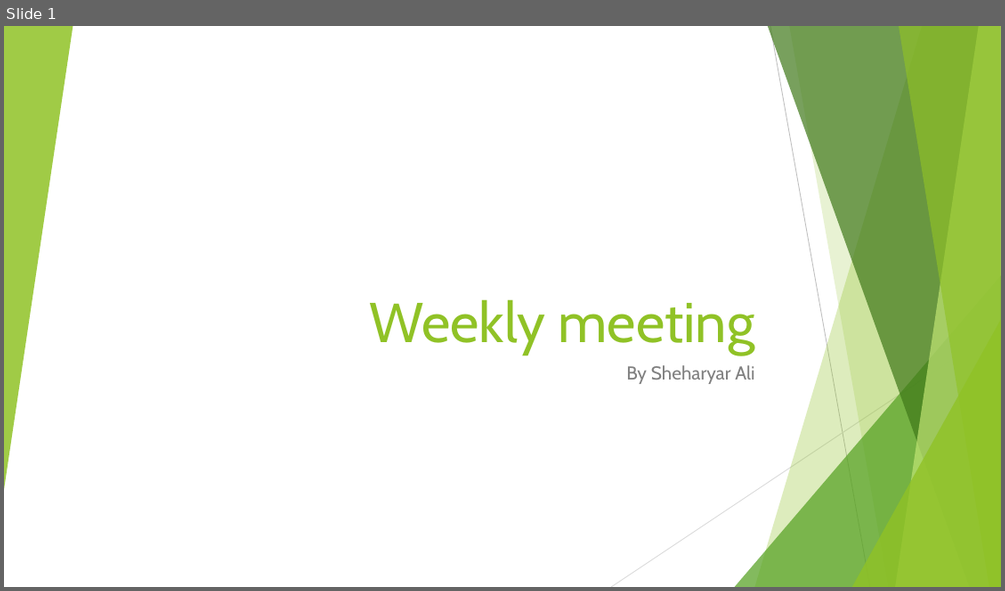
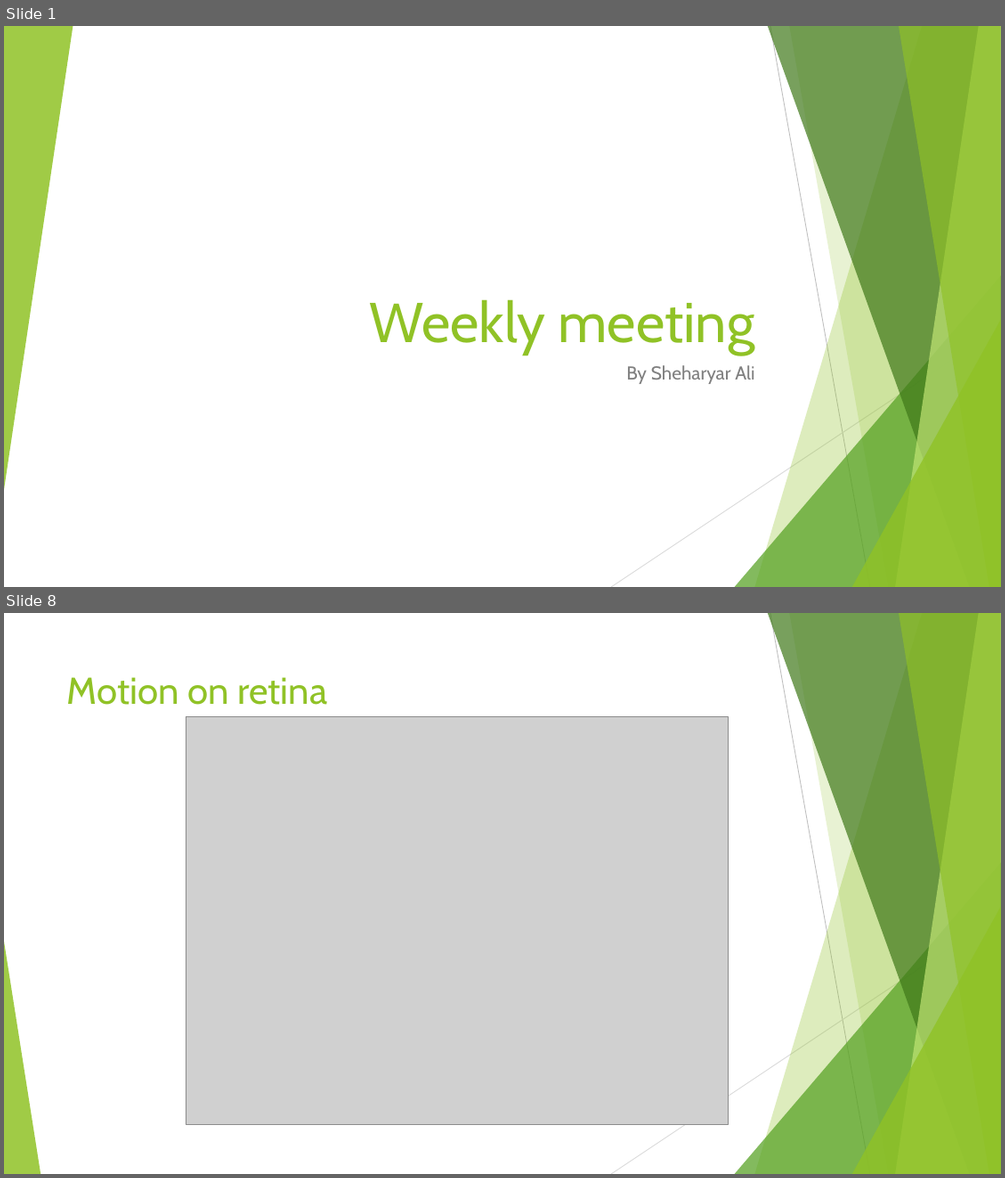
Before and after one commit to Sheharyar-Ali/Thesis_Code, a slide deck: Weekly update.pptx. Shown one above the other, each under a label of ours: slide 1 before the commit, slides 1 and 8 after it; the slides between them are not shown. The pictures are 1005x591 and 1005x1178 pixels, drawn with LibreOffice and Linux fonts; fonts in the diff are those of the drawing; grey boxes stand for pictures. Boxes give left, top, right and bottom in pixels: in the first picture for what was removed or moved away, otherwise in the second. Text is boxed around its words. In the diff, an @@ line names an element or a change of style, - is before the commit and + after.

```diff
--- a/Weekly update.pptx
+++ b/Weekly update.pptx
@@ slide 8 added at (4, 613, 1001, 1174), background #FFFFFF; not listed: 9 template elements that a slide beside it also shows @@
@@ title added at (67, 677, 327, 705), 36 pt, text #90C226 @@
+Motion on retina
@@ picture added at (186, 717, 728, 1124) @@
@@ triangle added at (4, 941, 40, 1174), fill #90C226 at 85% opacity @@
```
Also in this commit, not shown: 4 slides changed, 2 other slides added, 4 other files.
